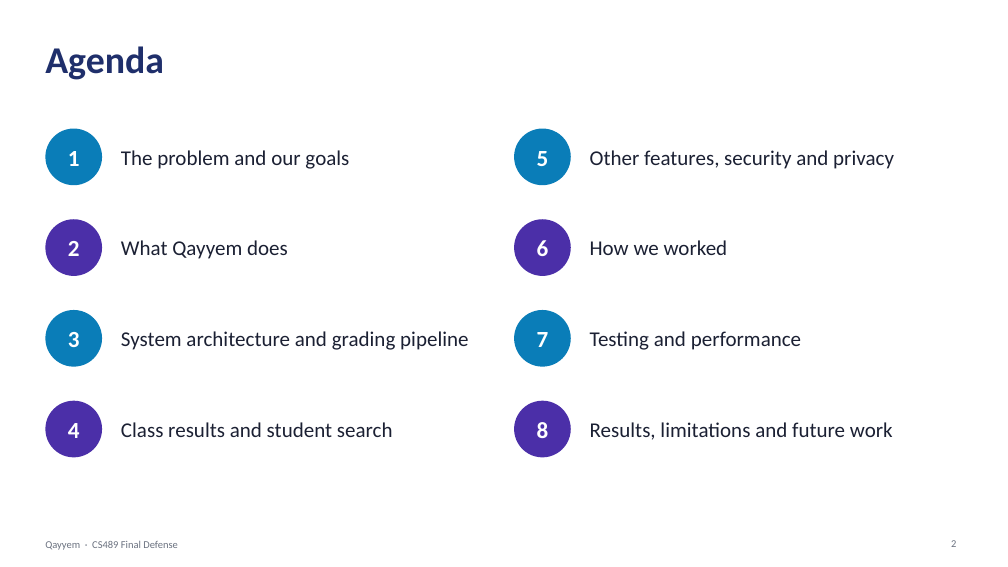
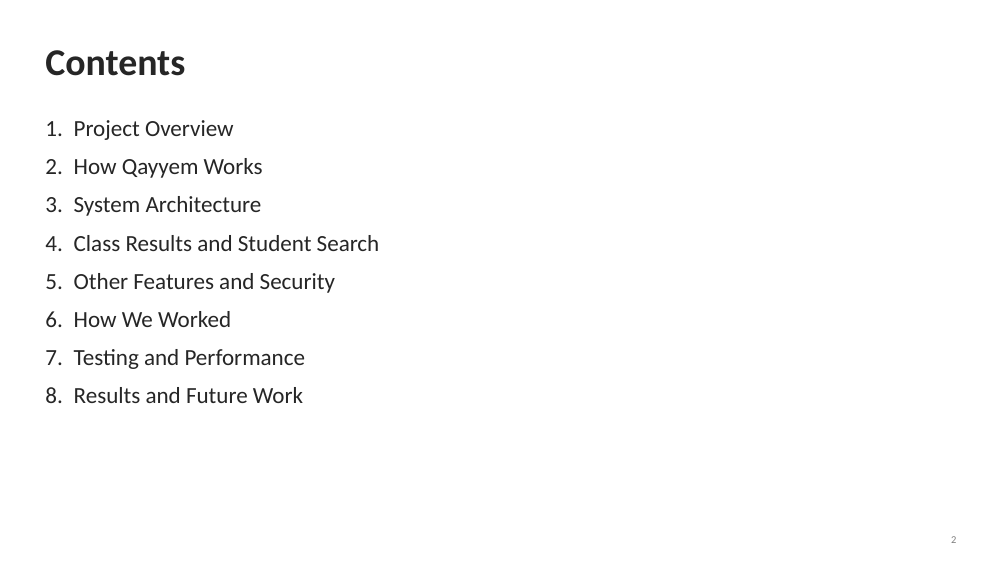
Before and after one commit to saif12ibr-pixel/qayyem, a slide deck: slide 2 of DOCUMENTS/Qayyem_Final_Defense.pptx. Drawn at 1008x567 pixels with LibreOffice and Linux fonts; fonts in the diff are those of the drawing. Boxes give left, top, right and bottom in pixels: in the first picture for what was removed or moved away, otherwise in the second. Text is boxed around its words. In the diff, an @@ line names an element or a change of style, - is before the commit and + after.

Commit message:
Use CS489 throughout and simplify the defense slides
- Report and project description refer to CS489 only
- Defense slides restyled to a plain layout

```diff
--- a/DOCUMENTS/Qayyem_Final_Defense.pptx
+++ b/DOCUMENTS/Qayyem_Final_Defense.pptx
@@ title at [45, 50, 185, 76]: text changed; text colour #1F2F6B to #262626 @@
-Agenda
+Contents
@@ ellipse removed at [45, 129, 102, 185] @@
@@ text added at [74, 120, 380, 403], 22 pt, text #262626 @@
+1. Project Overview
+2. How Qayyem Works
+3. System Architecture
+4. Class Results and Student Search
+5. Other Features and Security
+6. How We Worked
+7. Testing and Performance
+8. Results and Future Work
@@ ellipse removed at [514, 129, 571, 185] @@
@@ text removed at [68, 151, 80, 166] @@
-1
@@ text removed at [121, 150, 349, 169] @@
-The problem and our goals
@@ text removed at [537, 151, 549, 166] @@
-5
@@ text removed at [590, 150, 894, 169] @@
-Other features, security and privacy
@@ ellipse removed at [45, 219, 102, 276] @@
@@ ellipse removed at [514, 219, 571, 276] @@
@@ text removed at [68, 241, 80, 256] @@
-2
@@ text removed at [121, 240, 288, 259] @@
-What Qayyem does
@@ text removed at [537, 240, 549, 256] @@
-6
@@ text removed at [590, 240, 728, 255] @@
-How we worked
@@ ellipse removed at [45, 310, 102, 367] @@
@@ ellipse removed at [514, 310, 571, 367] @@
@@ text removed at [68, 332, 80, 347] @@
-3
@@ text removed at [121, 331, 468, 350] @@
-System architecture and grading pipeline
@@ text removed at [537, 332, 549, 347] @@
-7
@@ text removed at [590, 331, 801, 350] @@
-Testing and performance
@@ ellipse removed at [45, 401, 102, 457] @@
@@ ellipse removed at [514, 401, 571, 457] @@
@@ text removed at [68, 423, 80, 438] @@
-4
@@ text removed at [121, 422, 393, 437] @@
-Class results and student search
@@ text removed at [537, 422, 549, 438] @@
-8
@@ text removed at [590, 422, 893, 440] @@
-Results, limitations and future work
@@ page number at [951, 536, 956, 543]: text colour #6B7280 to #7F7F7F @@
@@ text removed at [45, 541, 177, 550] @@
-Qayyem · CS489 Final Defense
```
Also in this commit, not shown: 17 other slides changed, 3 other files.
